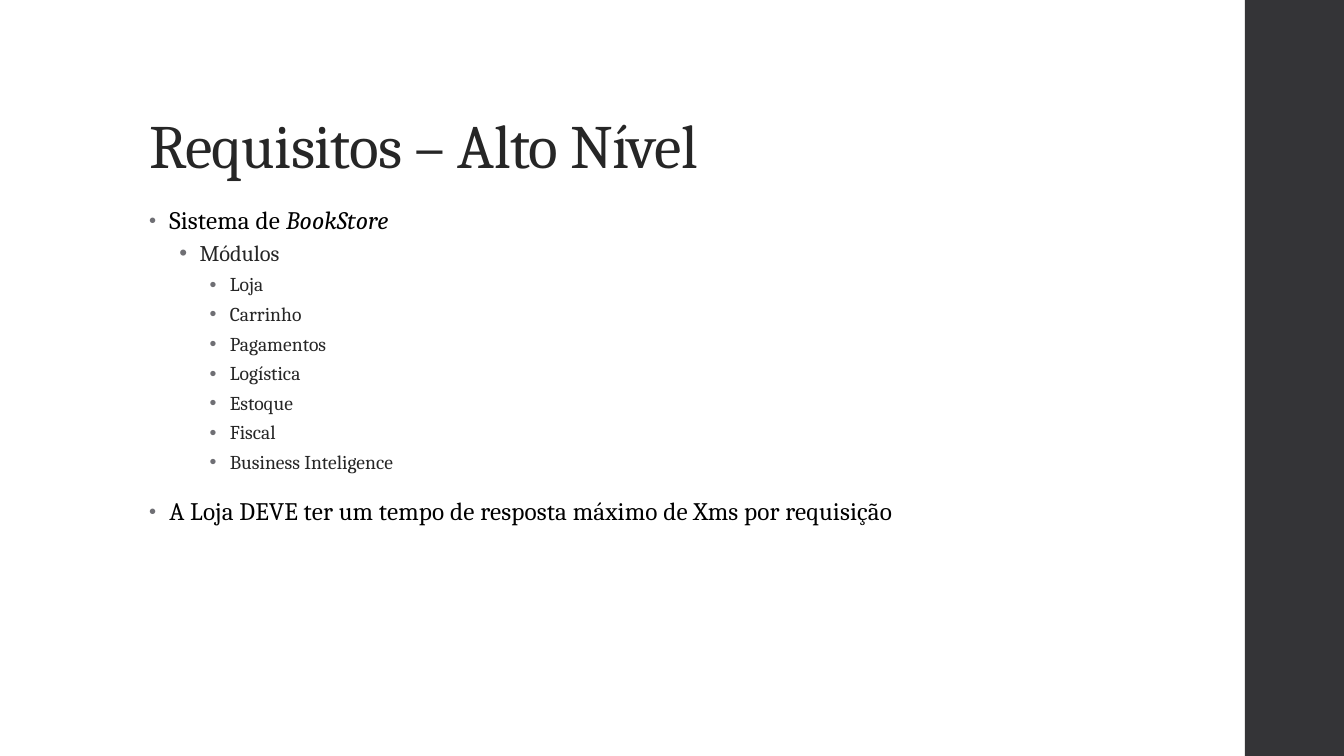
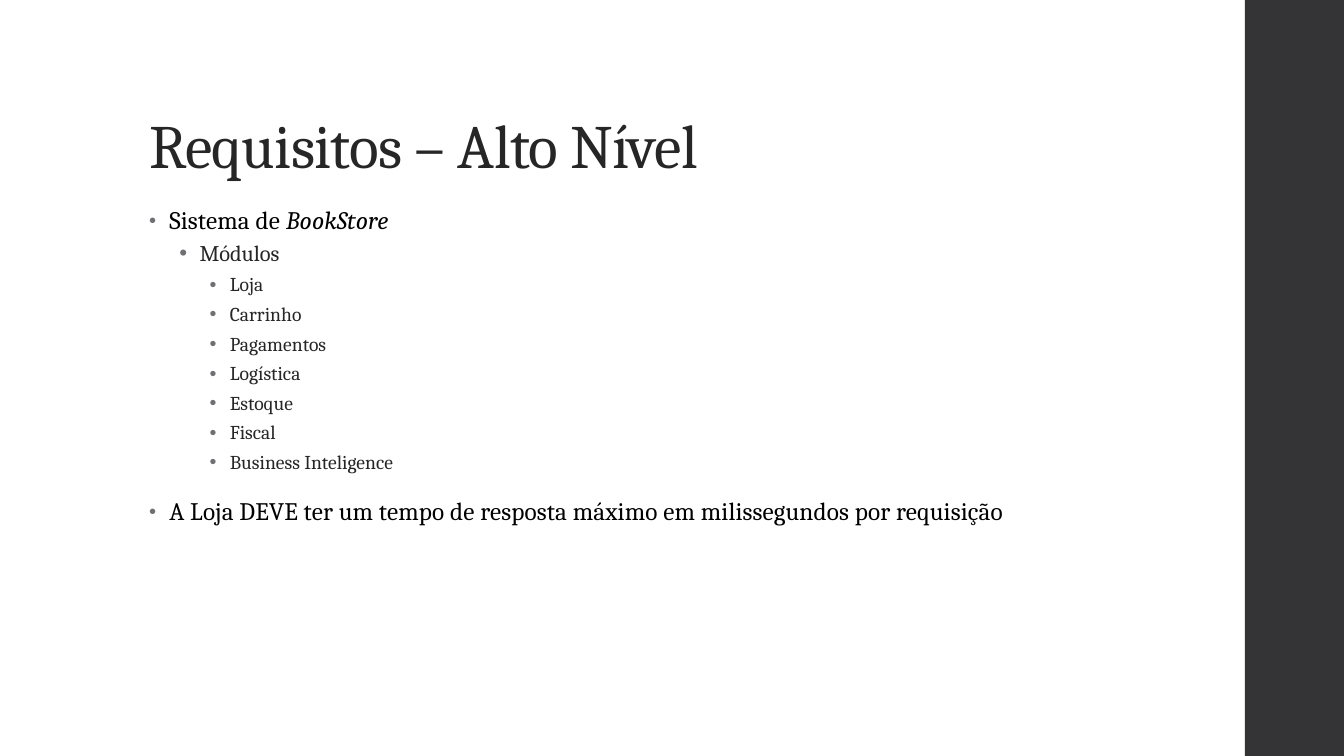
Before and after one commit to vepo/kafka-intro, a slide deck: slide 21 of Kafka.pptx. Drawn at 1344x756 pixels with LibreOffice and Linux fonts; fonts in the diff are those of the drawing. Boxes give left, top, right and bottom in pixels: in the first picture for what was removed or moved away, otherwise in the second. Text is boxed around its words. In the diff, an @@ line names an element or a change of style, - is before the commit and + after.

```diff
--- a/Kafka.pptx
+++ b/Kafka.pptx
@@ text at <box>169,502,1003,526</box>: text changed @@
-• A Loja DEVE ter um tempo de resposta máximo de Xms por requisição
+• A Loja DEVE ter um tempo de resposta máximo em milissegundos por requisição
```
Also in this commit, not shown: 2 other slides changed, 10 slides added, 1 slide removed, 5 other files.
